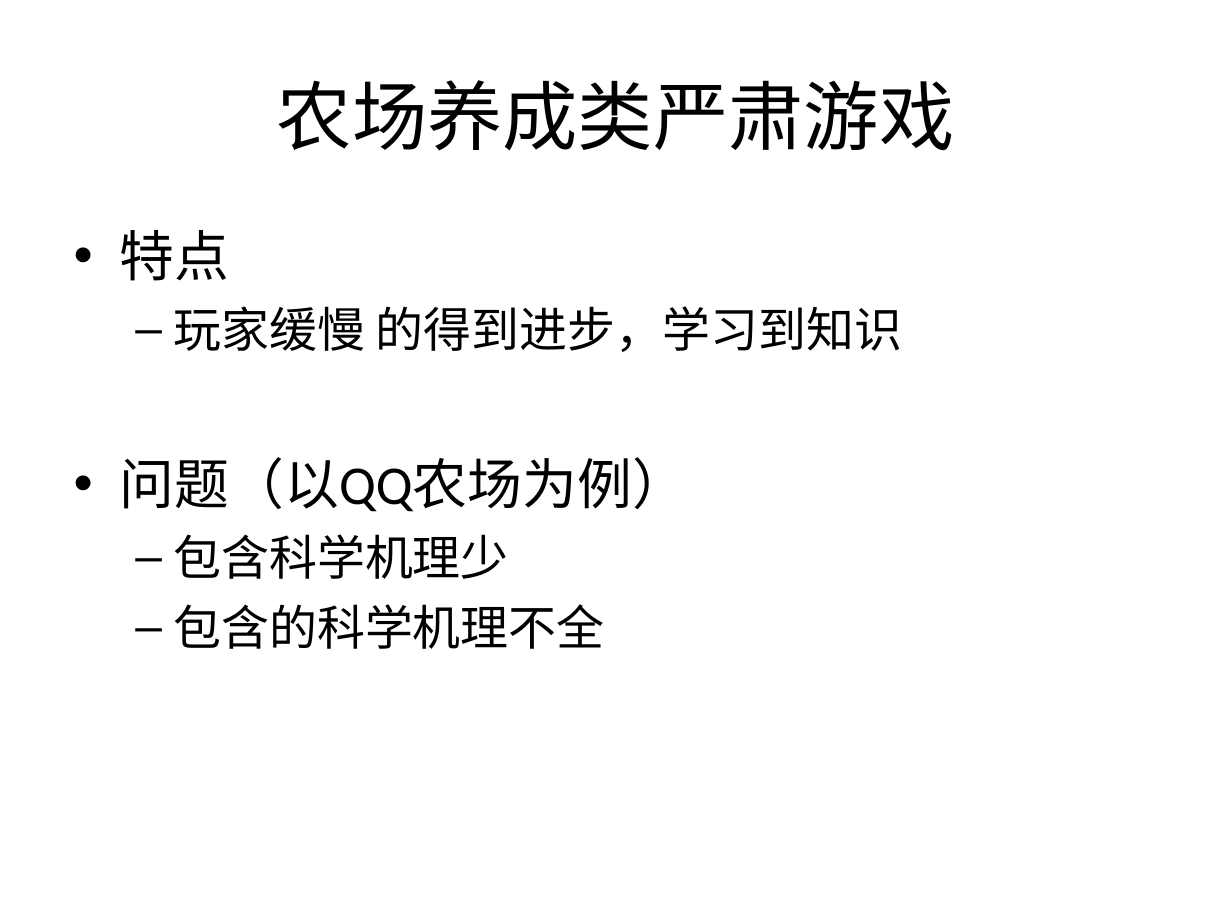
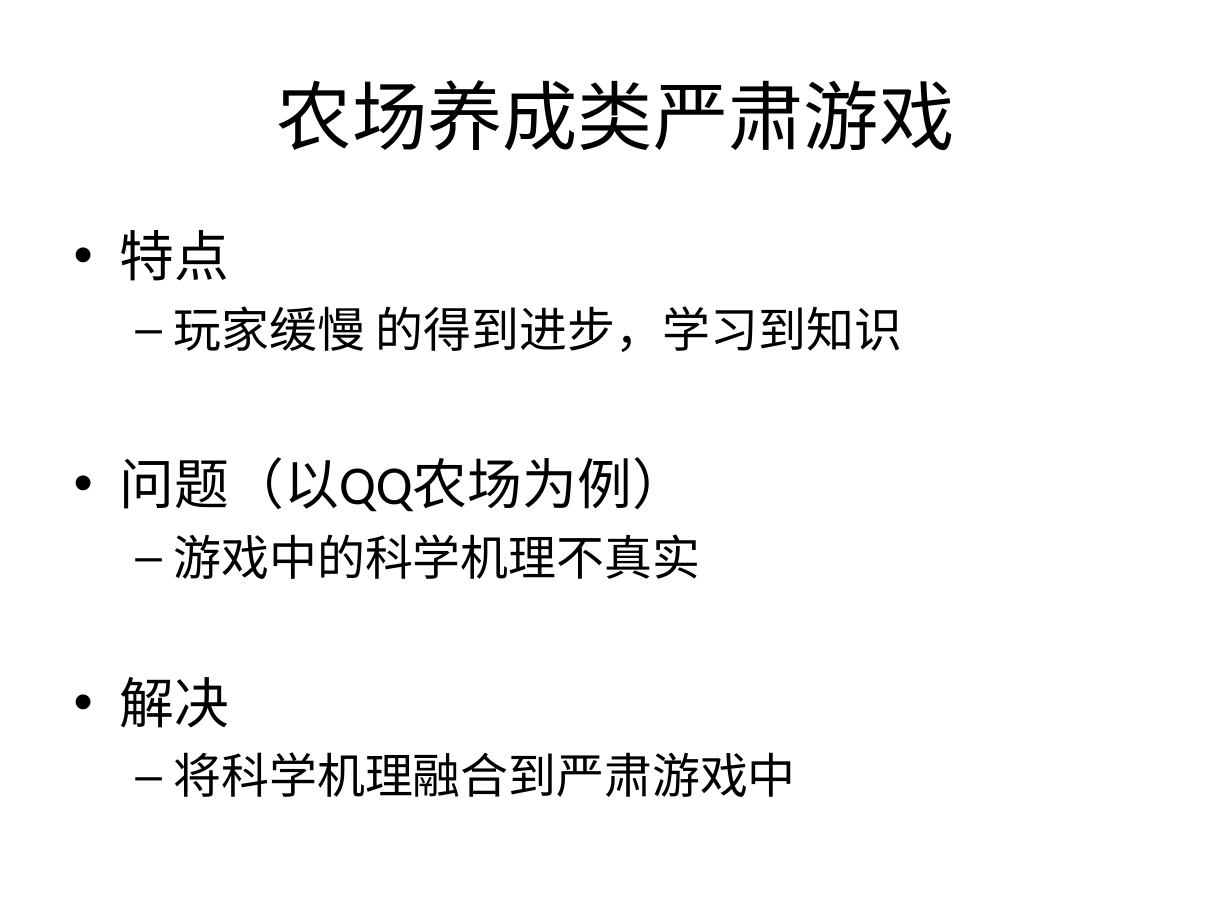
Before and after one commit to Nookleptia/qianmen3d, a slide deck: slide 8 of 毕设文件/毕设提纲.ppt. Drawn at 1232x924 pixels with LibreOffice and Linux fonts; fonts in the diff are those of the drawing. Boxes give left, top, right and bottom in pixels: in the first picture for what was removed or moved away, otherwise in the second. Text is boxed around its words. In the diff, an @@ line names an element or a change of style, - is before the commit and + after.

```diff
--- a/毕设文件/毕设提纲.ppt
+++ b/毕设文件/毕设提纲.ppt
@@ text at box(120, 534, 796, 797): text changed @@
-  – 包含科学机理少
-  – 包含的科学机理不全
+  – 游戏中的科学机理不真实
+• 解决
+  – 将科学机理融合到严肃游戏中
```
Also in this commit, not shown: 11 other slides changed, 3 slides added, 2 other files.
